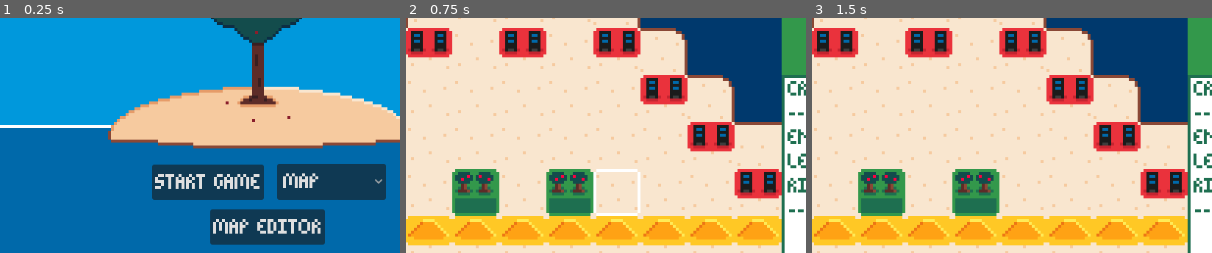
Above: before the commit, frames 1-3 (left to right).
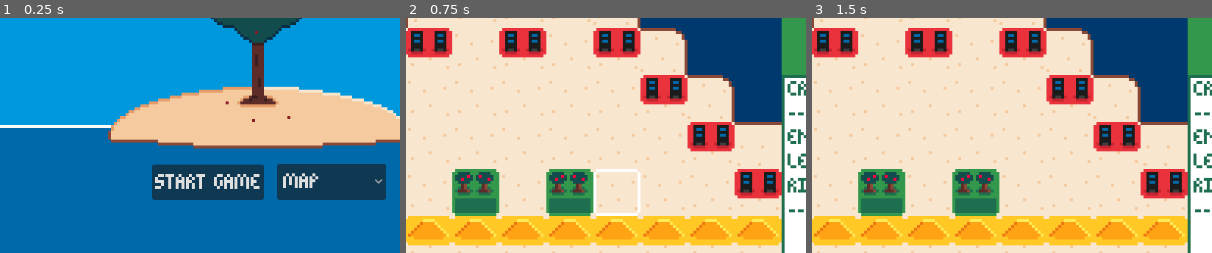
Above: after the commit, the same moments.

Repository: findeevy/CraftMyShore
Game: Godot game, scene res://main_menu.tscn
Two runs of this game, one before a commit and one after it. Both use one fixed random seed, a clock stepped at 60 frames per second and the inputs below.
Inputs (mouse positions are % of the whole screen's width and height, from its top left):
- Up to frame 1 (0.25 s): no input
- Up to frame 2 (0.75 s): click "START GAME" at 0.5 s
- Up to frame 3 (1.5 s): tap Enter at 1.25 s; move the mouse to (72, 45) at 1.27 s; click (72, 45) at 1.35 s
The pictures show only the part of the screen within x 18-68%, y 38-88%; the shares and areas given below are measured in that part.

The runs differ from the first frame. In frame 1, 4.4% of the frame differs, in the area x 52-82%, y 81-97%; in frame 2, nothing differs; in frame 3, nothing differs.

Commit message:
Workingggg

Diff:
--- a/main_menu.tscn
+++ b/main_menu.tscn
@@ -41,10 +41,10 @@
 script = ExtResource("5_wd71o")
 
 [node name="MapButton" type="Button" parent="."]
-offset_left = 479.0
-offset_top = 503.0
-offset_right = 635.0
-offset_bottom = 551.0
+offset_left = 149.0
+offset_top = -71.0
+offset_right = 305.0
+offset_bottom = -23.0
 theme_override_fonts/font = ExtResource("2_u5cna")
 theme_override_font_sizes/font_size = 32
 text = "MAP EDITOR"
